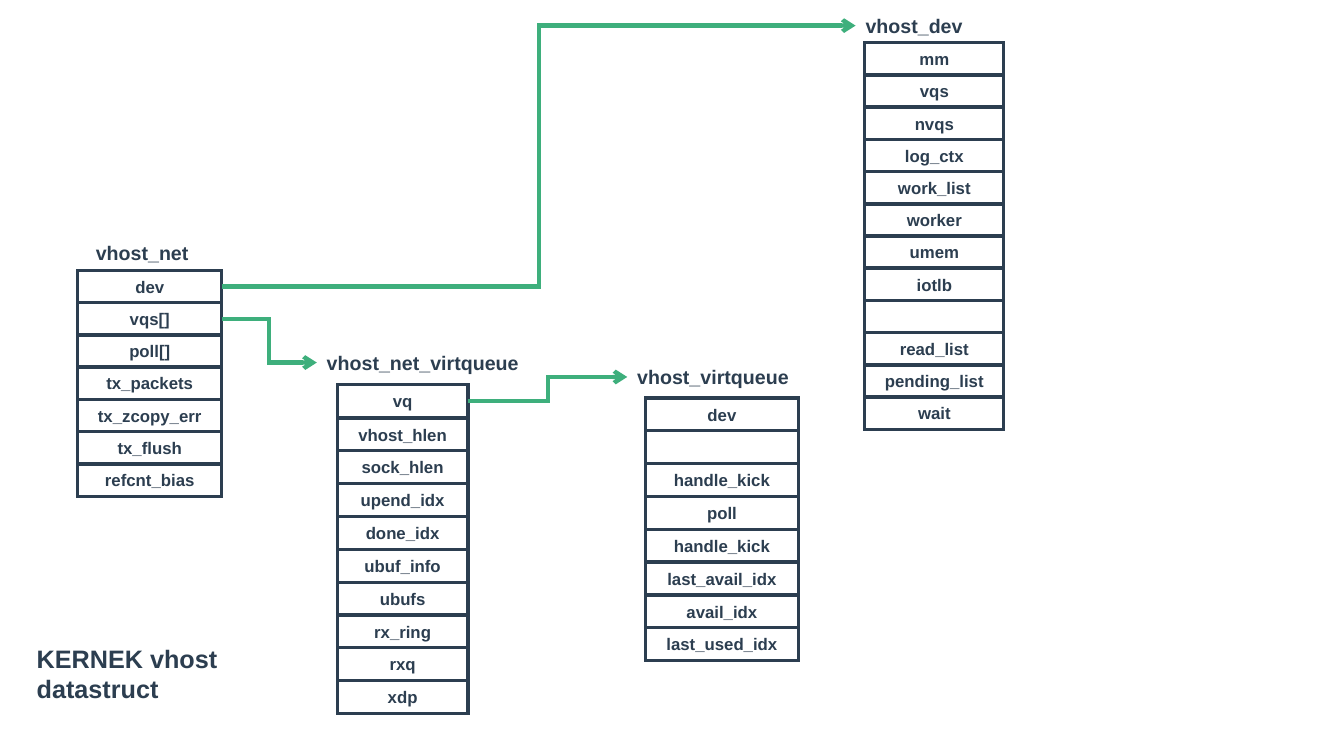
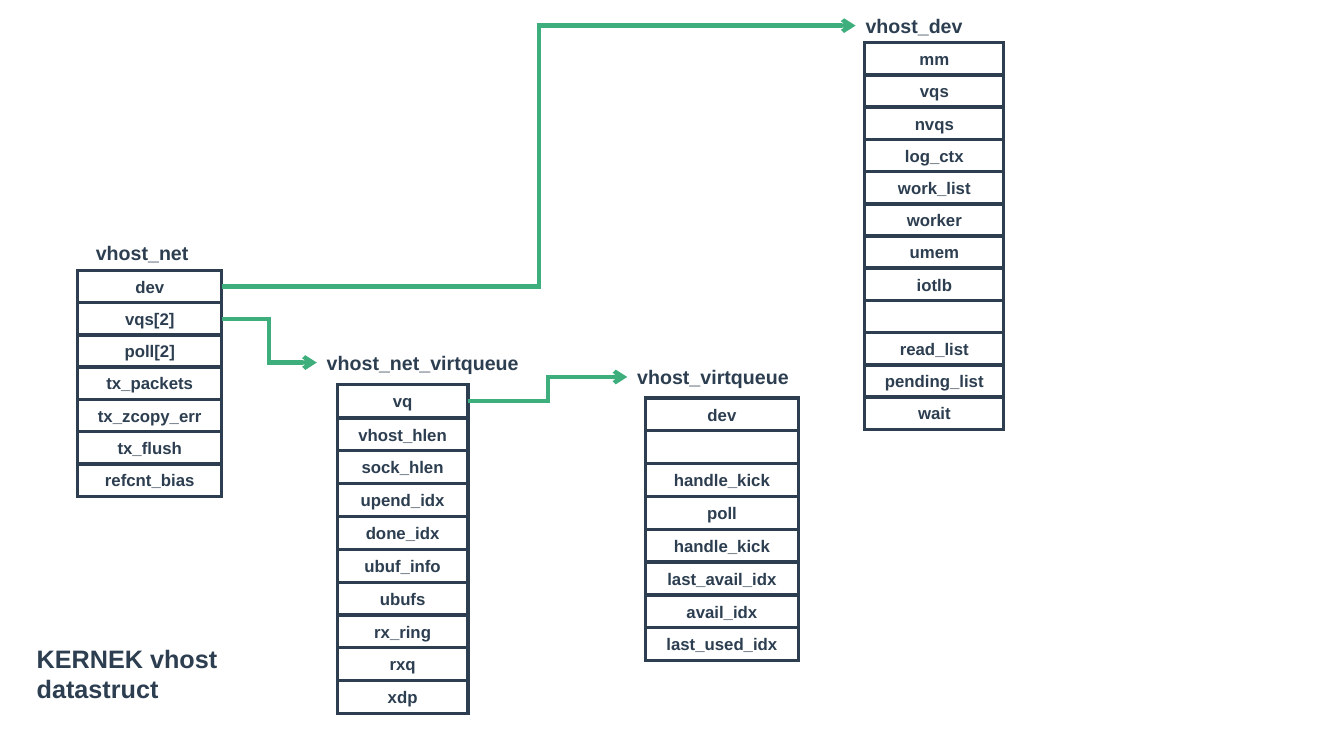
Before and after one commit to zaiqiang-dong/zaiqiang, a slide deck: slide 5 of picture/vitrualization/kvm/io/io.pptx. Drawn at 1344x756 pixels with LibreOffice and Linux fonts; fonts in the diff are those of the drawing. Boxes give left, top, right and bottom in pixels: in the first picture for what was removed or moved away, otherwise in the second. Text is boxed around its words. In the diff, an @@ line names an element or a change of style, - is before the commit and + after.

```diff
--- a/picture/vitrualization/kvm/io/io.pptx
+++ b/picture/vitrualization/kvm/io/io.pptx
@@ text in rectangle at box(125, 313, 174, 329): text changed @@
-vqs[]
+vqs[2]
@@ text in rectangle at box(125, 345, 175, 361): text changed @@
-poll[]
+poll[2]
```
Also in this commit, not shown: 2 other slides changed, 7 slides added, 2 slides removed, 21 other files.
